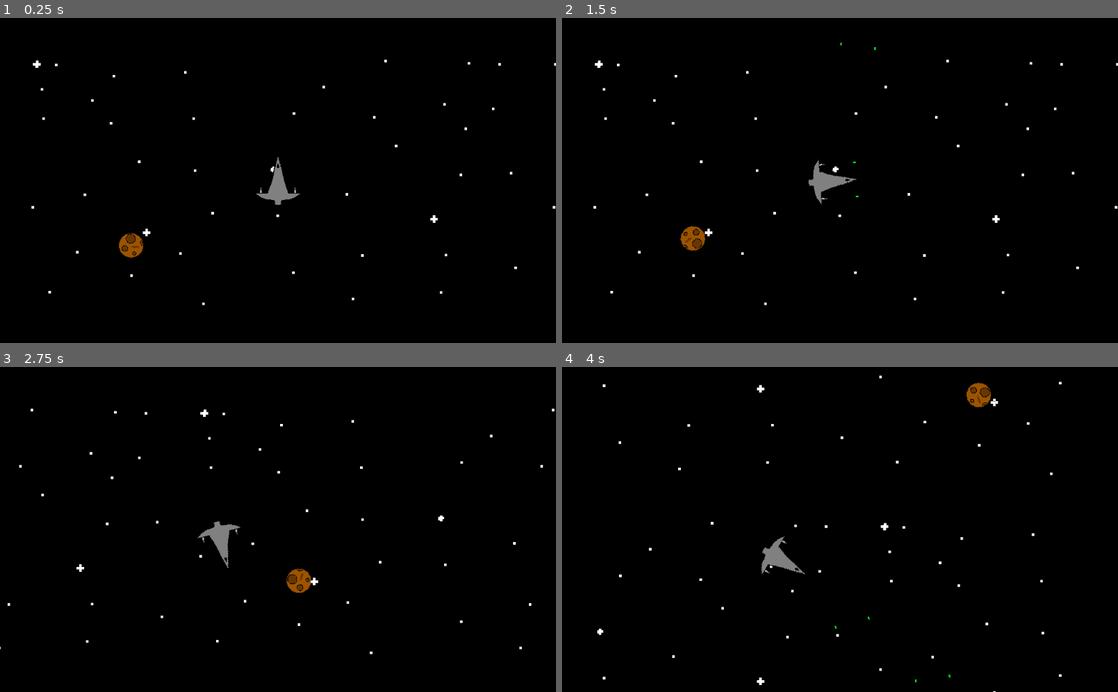
Above: before the commit, frames 1-4 (two rows, left to right).
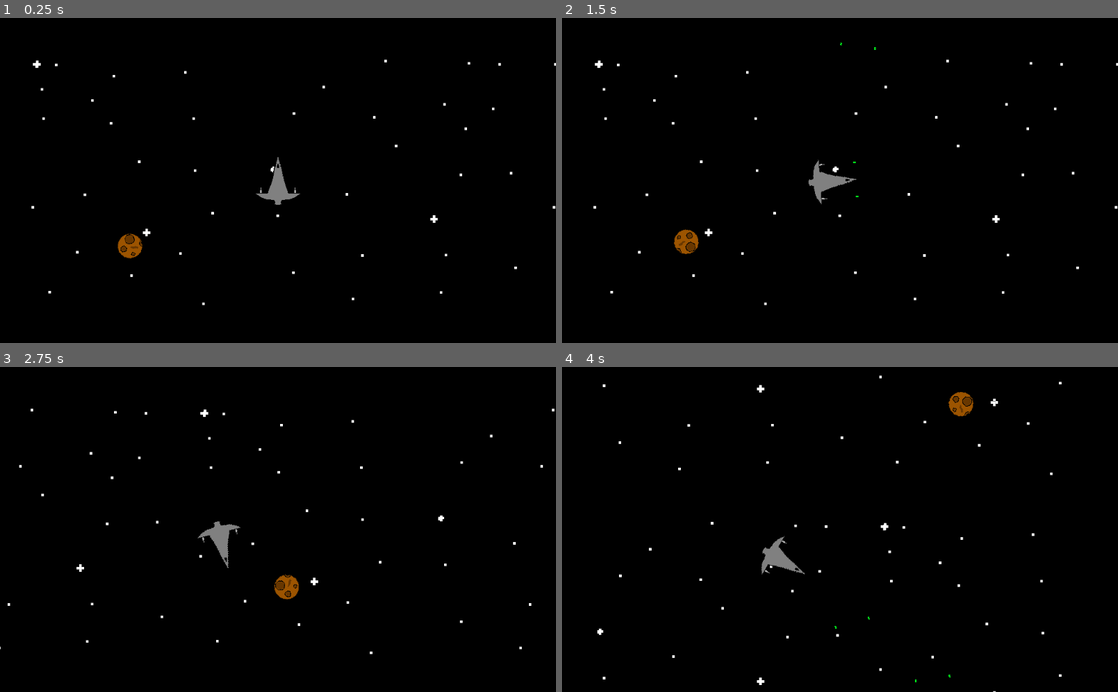
Above: after the commit, the same moments.

Repository: jlpatter/GodotSpaceShooter
Game: Godot game, scene res://src/Levels/Level1.tscn
Same seed, same stepped clock (60 frames per second), same inputs: the game is played once before the commit and once after it. The project has no main scene, so this scene is started directly.
Inputs:
- Up to frame 1 (0.25 s): no input
- Up to frame 2 (1.5 s): hold D (move_right) 0.53-1.28 s; tap Space (shoot) at 0.6, 1.35 s; hold S (move_down) from 1.28 s (still down)
- Up to frame 3 (2.75 s): release S (move_down) at 2.03 s; hold D (move_right) from 2.03 s (still down); tap Space (shoot) at 2.1 s
- Up to frame 4 (4 s): release D (move_right) at 2.78 s; hold W (move_up) 2.78-3.53 s; tap Space (shoot) at 2.85, 3.6 s; hold A (move_left) from 3.53 s (still down)

The runs differ from the first frame. In frame 1, 0.1% of the frame differs, in the area x 21-26%, y 66-75%; in frame 2, 0.3%; in frame 3, 0.4%; in frame 4, 0.5%, in the area x 69-78%, y 4-16%.

Commit message:
WIP Added asteroid random start direction, working on SFX

Diff:
--- a/src/Actors/Asteroid.gd
+++ b/src/Actors/Asteroid.gd
@@ -3,16 +3,24 @@
 const SPEED = 10.0
 const ROTATION_SPEED = 2.0
 
+var direction
+
+func _ready():
+	var rng = RandomNumberGenerator.new()
+	rng.randomize()
+	direction = Vector2(rng.randf() * 2 - 1, rng.randf() * 2 - 1).normalized()
+
 func _physics_process(delta):
-	var dir = Vector2(0.0, -1.0)
+	rotation += ROTATION_SPEED * delta
+	position += direction * SPEED * delta
 
-	rotation += ROTATION_SPEED * delta
-	position += dir * SPEED * delta
+func explode():
+	$Explosion.play()
 
 func _on_Area2D_body_entered(body):
 	if "GreenBullet" in body.name:
 		body.queue_free()
-		queue_free()
+		explode()
 	elif "Player" in body.name:
 		body.queue_free()
-		queue_free()
+		explode()
--- a/src/Actors/Asteroid.tscn
+++ b/src/Actors/Asteroid.tscn
@@ -1,7 +1,8 @@
-[gd_scene load_steps=4 format=2]
+[gd_scene load_steps=5 format=2]
 
 [ext_resource path="res://Assets/Asteroid.png" type="Texture" id=1]
 [ext_resource path="res://src/Actors/Asteroid.gd" type="Script" id=2]
+[ext_resource path="res://Assets/explosion.wav" type="AudioStream" id=3]
 
 [sub_resource type="CircleShape2D" id=1]
 radius = 21.8997
@@ -17,4 +18,7 @@
 [node name="CollisionShape2D" type="CollisionShape2D" parent="Area2D"]
 shape = SubResource( 1 )
 
+[node name="Explosion" type="AudioStreamPlayer2D" parent="."]
+stream = ExtResource( 3 )
+
 [connection signal="body_entered" from="Area2D" to="." method="_on_Area2D_body_entered"]
--- a/src/Actors/GreenBullet.tscn
+++ b/src/Actors/GreenBullet.tscn
@@ -1,7 +1,8 @@
-[gd_scene load_steps=4 format=2]
+[gd_scene load_steps=5 format=2]
 
 [ext_resource path="res://Assets/GreenBullet.png" type="Texture" id=1]
 [ext_resource path="res://src/Actors/GreenBullet.gd" type="Script" id=2]
+[ext_resource path="res://Assets/shootSound.wav" type="AudioStream" id=3]
 
 [sub_resource type="RectangleShape2D" id=1]
 extents = Vector2( 1.51672, 2.53232 )
@@ -14,3 +15,7 @@
 
 [node name="CollisionShape2D" type="CollisionShape2D" parent="."]
 shape = SubResource( 1 )
+
+[node name="AudioStreamPlayer2D" type="AudioStreamPlayer2D" parent="."]
+stream = ExtResource( 3 )
+autoplay = true
Not shown, added: Assets/shootSound.wav.import
Not shown, added: Assets/explosion.wav
Not shown, added: Assets/shootSound.wav
